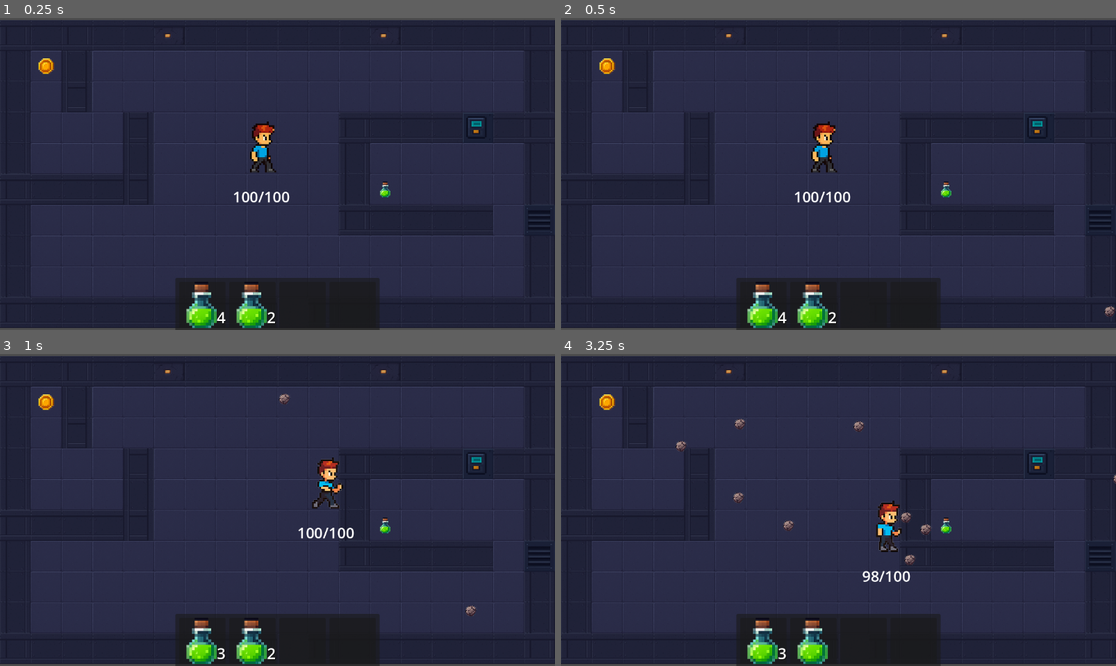
Above: before the commit, frames 1-4 (two rows, left to right).
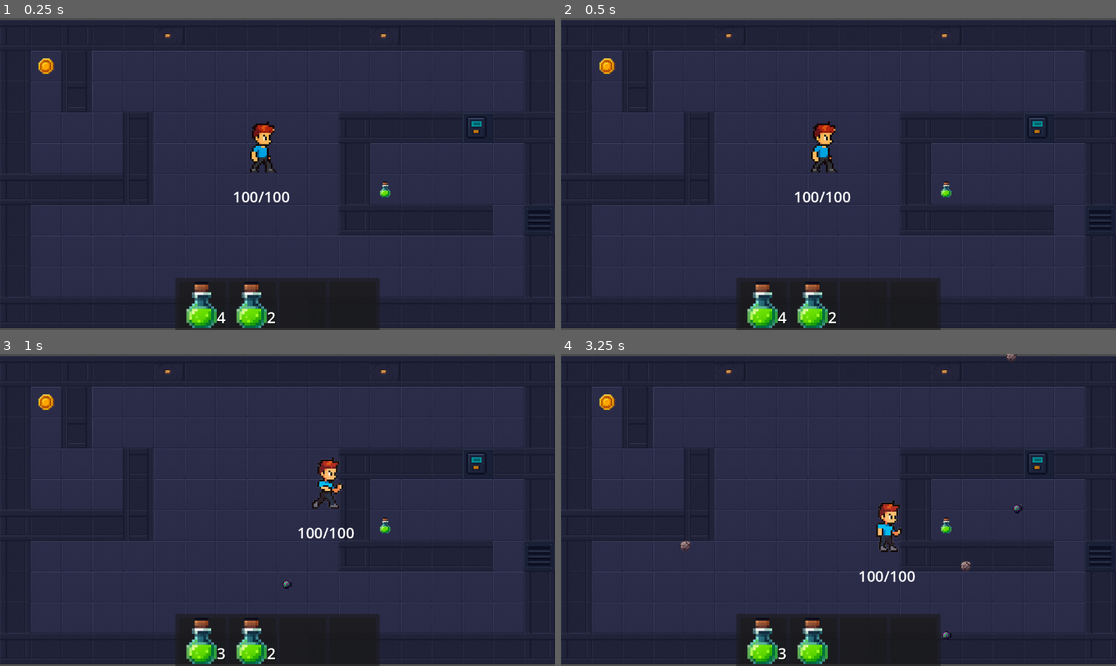
Above: after the commit, the same moments.

Repository: Magamid-Inc/Arcade-Game-Project
Game: Godot game, scene res://scenes/game.tscn
The game is run twice, just before and just after one commit, with the same random seed, the same clock (stepped at 60 frames per second) and the same inputs.
Inputs:
- Up to frame 1 (0.25 s): no input
- Up to frame 2 (0.5 s): no input
- Up to frame 3 (1 s): hold D (move_right) from 0.53 s (still down); tap 1 (press_num_1) at 0.6 s
- Up to frame 4 (3.25 s): release D (move_right) at 1.28 s; hold S (move_down) 1.28-2.03 s; tap 2 (press_num_2) at 1.35 s; hold D (move_right) 2.03-2.78 s; tap 3 (press_num_3) at 2.1 s; hold W (move_up) from 2.78 s (still down); tap 4 (press_num_4) at 2.85 s

Frame 1 is identical in both runs. In frame 2, less than 0.1% of the frame differs, in the area x 97-100%, y 92-96%; in frame 3, 0.1%; in frame 4, 0.8%, in the area x 20-100%, y 0-92%.

Commit message:
Добавлен второй вариант метеорита

Diff:
--- a/scenes/game.tscn
+++ b/scenes/game.tscn
@@ -8,6 +8,8 @@
 [ext_resource type="Texture2D" uid="uid://cj6xrd7rqs2ia" path="res://assets/locationDesign/floor.png" id="6_0tnpc"]
 [ext_resource type="Texture2D" uid="uid://bpjkisxi0nyvl" path="res://assets/locationDesign/wall main.png" id="7_vtaks"]
 [ext_resource type="Texture2D" uid="uid://0virl05qr8xg" path="res://assets/locationDesign/wall.png" id="8_kvpfn"]
+[ext_resource type="PackedScene" uid="uid://dp24jsuhattth" path="res://scenes/meteorite.tscn" id="9_vtaks"]
+[ext_resource type="PackedScene" uid="uid://dhjye6seei1yx" path="res://scenes/meteorite_2.tscn" id="10_kvpfn"]
 
 [sub_resource type="TileSetAtlasSource" id="TileSetAtlasSource_dinhu"]
 texture = ExtResource("5_gee14")
@@ -192,3 +194,4 @@
 [node name="MeteoriteSpawner" type="Node2D" parent="."]
 visible = false
 script = ExtResource("3_lnu2h")
+meteor_scenes = Array[PackedScene]([ExtResource("9_vtaks"), ExtResource("10_kvpfn")])
--- a/scenes/meteorite.tscn
+++ b/scenes/meteorite.tscn
@@ -9,6 +9,7 @@
 
 [node name="Meteorite" type="Node2D"]
 script = ExtResource("1_ur1br")
+metadata/Damage = 1
 
 [node name="Sprite2D" type="Sprite2D" parent="."]
 texture = ExtResource("1_ghl35")
--- /dev/null
+++ b/scenes/meteorite_2.tscn
@@ -0,0 +1,26 @@
+[gd_scene load_steps=5 format=3 uid="uid://dhjye6seei1yx"]
+
+[ext_resource type="Script" uid="uid://cxs74gq3k6qls" path="res://scripts/meteorite.gd" id="1_aqqgq"]
+[ext_resource type="Texture2D" uid="uid://bg7dfqssx2c2k" path="res://assets/meteorite2.png" id="2_lx6cf"]
+[ext_resource type="PackedScene" uid="uid://d4fdrlkr0jyps" path="res://scenes/damage_zone.tscn" id="3_twe31"]
+
+[sub_resource type="CircleShape2D" id="CircleShape2D_cdrwk"]
+radius = 9.055386
+
+[node name="Meteorite" type="Node2D"]
+script = ExtResource("1_aqqgq")
+metadata/Damage = 10
+
+[node name="Sprite2D" type="Sprite2D" parent="."]
+position = Vector2(1.0000005, -1.9999995)
+scale = Vector2(0.3671875, 0.3671875)
+texture = ExtResource("2_lx6cf")
+
+[node name="DamageZone" parent="." instance=ExtResource("3_twe31")]
+collision_layer = 8
+collision_mask = 5
+
+[node name="CollisionShape2D" type="CollisionShape2D" parent="DamageZone"]
+light_mask = 2
+visibility_layer = 2
+shape = SubResource("CircleShape2D_cdrwk")
--- a/scripts/damage_zone.gd
+++ b/scripts/damage_zone.gd
@@ -1,7 +1,8 @@
 extends Area2D
+
+@export var damage: int = 10
 
 func _on_body_entered(body):
 	if body.is_in_group("player"):
-		body.take_damage(1)
-	elif body is TileMapLayer:
-		print("meteor collision on wall")
+		if body.has_method("take_damage"):
+			body.take_damage(damage)
--- a/scripts/meteorite.gd
+++ b/scripts/meteorite.gd
@@ -4,3 +4,7 @@
 
 func _physics_process(delta: float) -> void:
 	position += velocity * delta
+
+	# Удаление, если сильно улетел
+	if global_position.distance_to(Vector2.ZERO) > 5000:
+		queue_free()
--- a/scripts/meteorite_spawner.gd
+++ b/scripts/meteorite_spawner.gd
@@ -1,16 +1,17 @@
 extends Node2D
 
-const METEOR_SCENE: PackedScene = preload("res://scenes/meteorite.tscn")
+@export var meteor_scenes: Array[PackedScene]
 
 @export var min_delay: float = 0.2
-@export var max_delay: float = 0.4
+@export var max_delay: float = 0.8
 
 @export var min_speed: float = 250.0
 @export var max_speed: float = 450.0
 
 @export var spawn_offset: float = 64.0
 
-@onready var player: Node2D = %Player
+@onready var player: Node2D = get_node("../Player")
+
 
 func _ready() -> void:
 	randomize()
@@ -23,64 +24,79 @@
 
 
 func _spawn_meteor() -> void:
+	if meteor_scenes.is_empty():
+		push_error("В инспекторе не добавлены сцены метеоритов!")
+		return
+
 	var camera: Camera2D = get_viewport().get_camera_2d()
 	if camera == null:
-		_schedule_next()
+		push_error("Не найдена активная Camera2D!")
 		return
 
-	var meteor: Node2D = METEOR_SCENE.instantiate() as Node2D
+	# ---- 1. Выбираем случайный метеорит ----
+	var scene: PackedScene = meteor_scenes[randi() % meteor_scenes.size()]
+	var meteor: Node2D = scene.instantiate() as Node2D
 	get_tree().current_scene.add_child(meteor)
 
-	# ---- Границы видимой области камеры ----
-	var viewport_rect: Rect2 = get_viewport().get_visible_rect()
-	var half_size: Vector2 = viewport_rect.size * 0.5
+	# ---- 2. Позиция спавна ----
+	var viewport: Rect2 = get_viewport().get_visible_rect()
+	var half_size: Vector2 = viewport.size * 0.5
 	var cam_pos: Vector2 = camera.global_position
-
-	# ---- Случайная сторона экрана ----
-	var side: int = randi() % 4
 	var spawn_pos: Vector2 = cam_pos
 
+	var side: int = randi() % 4
 	match side:
-		0: # сверху
-			spawn_pos.x = randf_range(cam_pos.x - half_size.x, cam_pos.x + half_size.x)
-			spawn_pos.y = cam_pos.y - half_size.y - spawn_offset
-		1: # снизу
-			spawn_pos.x = randf_range(cam_pos.x - half_size.x, cam_pos.x + half_size.x)
-			spawn_pos.y = cam_pos.y + half_size.y + spawn_offset
-		2: # слева
-			spawn_pos.x = cam_pos.x - half_size.x - spawn_offset
-			spawn_pos.y = randf_range(cam_pos.y - half_size.y, cam_pos.y + half_size.y)
-		3: # справа
-			spawn_pos.x = cam_pos.x + half_size.x + spawn_offset
-			spawn_pos.y = randf_range(cam_pos.y - half_size.y, cam_pos.y + half_size.y)
+		0:
+			spawn_pos = Vector2(
+				randf_range(cam_pos.x - half_size.x, cam_pos.x + half_size.x),
+				cam_pos.y - half_size.y - spawn_offset
+			)
+		1:
+			spawn_pos = Vector2(
+				randf_range(cam_pos.x - half_size.x, cam_pos.x + half_size.x),
+				cam_pos.y + half_size.y + spawn_offset
+			)
+		2:
+			spawn_pos = Vector2(
+				cam_pos.x - half_size.x - spawn_offset,
+				randf_range(cam_pos.y - half_size.y, cam_pos.y + half_size.y)
+			)
+		3:
+			spawn_pos = Vector2(
+				cam_pos.x + half_size.x + spawn_offset,
+				randf_range(cam_pos.y - half_size.y, cam_pos.y + half_size.y)
+			)
 
 	meteor.global_position = spawn_pos
 
-	# ---- Направление "то рандомно, то нет" ----
+	# ---- 3. Выбор направления ----
+	var pattern: float = randf()
 	var dir: Vector2
-	var pattern_choice: float = randf()
+	var target: Vector2 = (player.global_position if player != null else cam_pos)
 
-	var target_point: Vector2 = cam_pos
-	if player != null:
-		target_point = player.global_position
+	if pattern < 0.35:
+		dir = (target - spawn_pos).normalized()
 
-	if pattern_choice < 0.35:
-		# 35% — прицельно в игрока
-		dir = (target_point - spawn_pos).normalized()
-	elif pattern_choice < 0.75:
-		# 40% — полурандомно: между игроком и случайной точкой в экране
+	elif pattern < 0.75:
 		var random_point: Vector2 = Vector2(
 			randf_range(cam_pos.x - half_size.x, cam_pos.x + half_size.x),
 			randf_range(cam_pos.y - half_size.y, cam_pos.y + half_size.y)
 		)
-		var mixed_target: Vector2 = lerp(random_point, target_point, 0.4)
-		dir = (mixed_target - spawn_pos).normalized()
+		var mixed: Vector2 = lerp(random_point, target, 0.4)
+		dir = (mixed - spawn_pos).normalized()
+
 	else:
-		# 25% — просто летят к центру камеры
-		var center_target: Vector2 = cam_pos
-		dir = (center_target - spawn_pos).normalized()
+		dir = (cam_pos - spawn_pos).normalized()
 
 	var speed: float = randf_range(min_speed, max_speed)
-	meteor.velocity = dir * speed
+	meteor.set("velocity", dir * speed)
+
+	# ---- 4. Урон из metadata ----
+	if meteor.has_meta("Damage"):
+		var dmg: int = int(meteor.get_meta("Damage"))
+		var dmg_zone: Area2D = meteor.get_node("DamageZone") as Area2D
+		dmg_zone.set("damage", dmg)
+	else:
+		push_warning("У метеорита нет metadata 'Damage'!")
 
 	_schedule_next()
Binary file added: assets/meteorite2.png
Not shown, added: assets/meteorite2.png.import
Not shown: 1 places in scenes/game.tscn that only renumber resources
